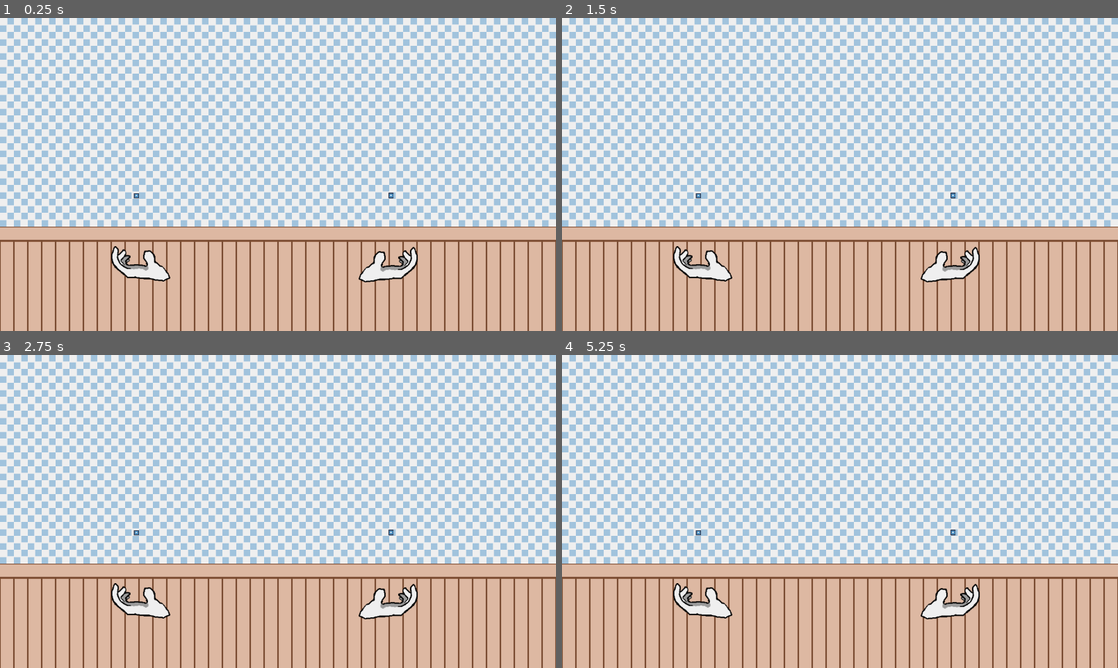
Above: before the commit, frames 1-4 (two rows, left to right).
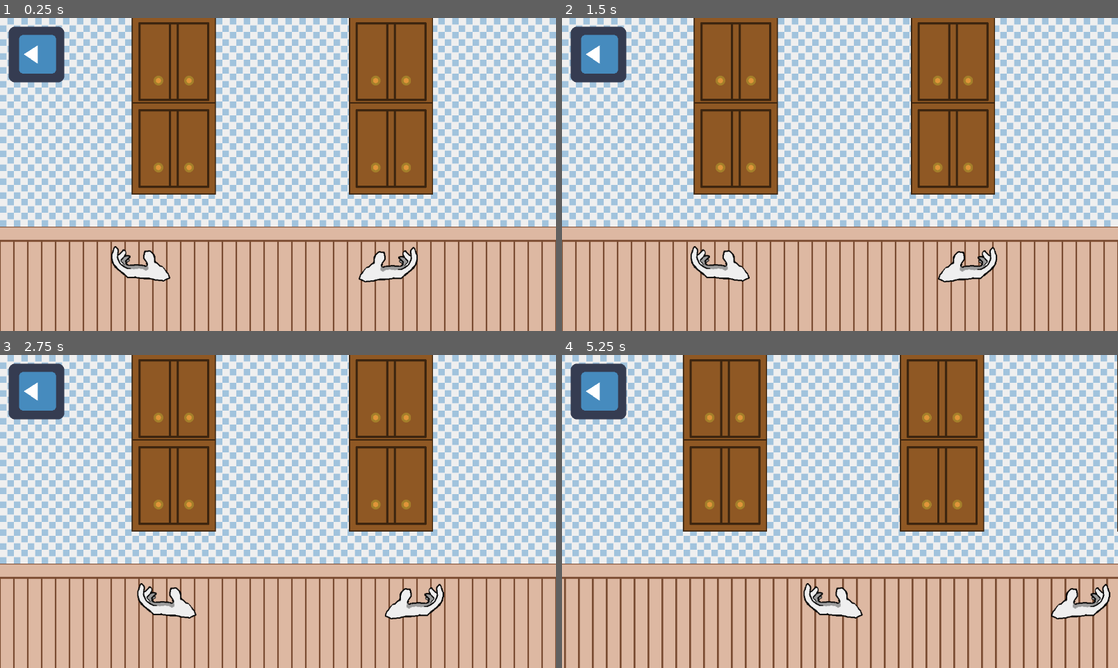
Above: after the commit, the same moments.

Repository: ConnorWhalen/gmtk2018
Game: Godot game, scene res://stage.tscn
The game is run twice, just before and just after one commit, with the same random seed, the same clock (stepped at 60 frames per second) and the same inputs. The engine's default icon, where the game draws it, is replaced by a stand-in: a white triangle on a blue panel in a dark square. Sound files missing from this copy of the repository are replaced by a short silence.
Inputs:
- Up to frame 1 (0.25 s): no input
- Up to frame 2 (1.5 s): tap Enter at 0.5 s; hold S (right_select) 0.53-1.28 s; hold Down (scroll_down) 0.53-1.28 s; tap Right (scroll_right) at 0.8, 1.35 s; tap Space (space) at 1.25 s; hold A (left_select) from 1.28 s (still down)
- Up to frame 3 (2.75 s): tap Down (scroll_down) at 1.55 s; tap Enter at 2 s; release A (left_select) at 2.03 s; hold S (right_select) from 2.03 s (still down); hold Down (scroll_down) from 2.03 s (still down); tap Right (scroll_right) at 2.3 s
- Up to frame 4 (5.25 s): tap Space (space) at 2.75, 5, 5.1 s; release Down (scroll_down) at 2.78 s; tap Left (scroll_left) at 2.85 s; tap Down (scroll_down) at 3.05, 4.55 s; tap Enter at 3.5 s; release S (right_select) at 3.53 s; hold Right (scroll_right) 3.53-4.28 s; hold A (left_select) from 3.53 s (still down); tap Up (scroll_up) at 4.35 s; hold Right (scroll_right) from 5.03 s (still down)

The runs differ from the first frame. In frame 1, 19% of the frame differs, in the area x 1-78%, y 0-58%; in frame 2, 21%; in frame 3, 21%; in frame 4, 46%, in the area x 0-100%, y 0-100%.
Error before the commit: Parse Error: Constant "PLAYER_BUFFER_RIGHT" already exists in this class (at line 5). (res://stage.gd:7)

Commit message:
detach player to scene

Diff:
--- a/cupboard.tscn
+++ b/cupboard.tscn
@@ -5,7 +5,7 @@
 [ext_resource path="res://resources/cabinet1_opened.png" type="Texture" id=3]
 [ext_resource path="res://icon.png" type="Texture" id=4]
 
-[node name="Node2D" type="Node2D" index="0"]
+[node name="Node2D" type="Node2D"]
 
 script = ExtResource( 1 )
 
--- a/cupboard_manager.gd
+++ b/cupboard_manager.gd
@@ -13,7 +13,6 @@
 	pass
 
 func _process(delta):
-	print(left_detector.position)
 	var left_cupboard = self.collide(left_detector.position+camera.location()+player.location())
 	if left_cupboard != left_highlighted:
 		if left_highlighted != null:
--- /dev/null
+++ b/player.tscn
@@ -0,0 +1,51 @@
+[gd_scene load_steps=5 format=2]
+
+[ext_resource path="res://player.gd" type="Script" id=1]
+[ext_resource path="res://icon.png" type="Texture" id=2]
+[ext_resource path="res://resources/handRight.png" type="Texture" id=3]
+[ext_resource path="res://resources/handLeft.png" type="Texture" id=4]
+
+[node name="player" type="Node2D" index="0"]
+
+script = ExtResource( 1 )
+_sections_unfolded = [ "Transform" ]
+
+[node name="left_detector" type="Node2D" parent="." index="0"]
+
+position = Vector2( 313.967, 408.969 )
+_sections_unfolded = [ "Material", "Transform" ]
+
+[node name="Sprite" type="Sprite" parent="left_detector" index="0"]
+
+visible = false
+scale = Vector2( 0.1, 0.1 )
+texture = ExtResource( 2 )
+_sections_unfolded = [ "Offset", "Transform", "Visibility", "Z Index" ]
+
+[node name="right_detector" type="Node2D" parent="." index="1"]
+
+position = Vector2( 900.078, 408.359 )
+_sections_unfolded = [ "Transform" ]
+
+[node name="Sprite" type="Sprite" parent="right_detector" index="0"]
+
+visible = false
+scale = Vector2( 0.1, 0.1 )
+texture = ExtResource( 2 )
+_sections_unfolded = [ "Transform", "Visibility" ]
+
+[node name="right_hand" type="Node2D" parent="." index="2"]
+
+[node name="Sprite" type="Sprite" parent="right_hand" index="0"]
+
+position = Vector2( 893.836, 567.905 )
+texture = ExtResource( 3 )
+_sections_unfolded = [ "Transform" ]
+
+[node name="left_hand" type="Node2D" parent="." index="3"]
+
+[node name="Sprite" type="Sprite" parent="left_hand" index="0"]
+
+position = Vector2( 323.634, 565.73 )
+texture = ExtResource( 4 )
+_sections_unfolded = [ "Transform" ]
--- a/stage.gd
+++ b/stage.gd
@@ -1,10 +1,10 @@
 extends Node2D
 
 const SCROLL_SPEED = 300
-const PLAYER_BUFFER_LEFT = 300
+const PLAYER_BUFFER_LEFT = 200
 const PLAYER_BUFFER_RIGHT = 300
-const PLAYER_BUFFER_UP = 200
-const PLAYER_BUFFER_RIGHT = 200
+const PLAYER_BUFFER_UP = 350
+const PLAYER_BUFFER_BOTTOM = 0
 
 var screen_size
 var checklist
@@ -43,7 +43,6 @@
 	var camera = get_node("camera")
 
 	var player = get_node("static/player")
-	# print(player.position)
 	if Input.is_action_pressed("scroll_left"):
 		if player.position.x > -PLAYER_BUFFER_LEFT:
 			player.position.x -= SCROLL_SPEED * delta
@@ -51,7 +50,7 @@
 			camera.position.x -= SCROLL_SPEED * delta
 
 	if Input.is_action_pressed("scroll_right"):
-		if player.position.x < PLAYER_BUFFER_LEFT:
+		if player.position.x < PLAYER_BUFFER_RIGHT:
 			player.position.x += SCROLL_SPEED * delta
 		elif (camera.position.x + screen_size.x*0.5) < camera.limit_right:
 			camera.position.x += SCROLL_SPEED * delta
@@ -63,7 +62,7 @@
 			camera.position.y -= SCROLL_SPEED * delta
 
 	if Input.is_action_pressed("scroll_down"):
-		if player.position.y < PLAYER_BUFFER_UP:
+		if player.position.y < PLAYER_BUFFER_BOTTOM:
 			player.position.y += SCROLL_SPEED * delta
 		elif (camera.position.y + screen_size.y*0.5) < camera.limit_bottom:
 			camera.position.y += SCROLL_SPEED * delta
--- a/stage.tscn
+++ b/stage.tscn
@@ -1,16 +1,13 @@
-[gd_scene load_steps=12 format=2]
+[gd_scene load_steps=9 format=2]
 
 [ext_resource path="res://stage.gd" type="Script" id=1]
 [ext_resource path="res://resources/kitchenBgOne_Wide.png" type="Texture" id=2]
 [ext_resource path="res://cupboard_manager.gd" type="Script" id=3]
-[ext_resource path="res://player.gd" type="Script" id=4]
-[ext_resource path="res://resources/handRight.png" type="Texture" id=5]
-[ext_resource path="res://resources/handLeft.png" type="Texture" id=6]
-[ext_resource path="res://icon.png" type="Texture" id=7]
-[ext_resource path="res://checklist.gd" type="Script" id=8]
-[ext_resource path="res://camera.gd" type="Script" id=9]
-[ext_resource path="res://song.tscn" type="PackedScene" id=10]
-[ext_resource path="res://clap.tscn" type="PackedScene" id=11]
+[ext_resource path="res://player.tscn" type="PackedScene" id=4]
+[ext_resource path="res://checklist.gd" type="Script" id=5]
+[ext_resource path="res://camera.gd" type="Script" id=6]
+[ext_resource path="res://song.tscn" type="PackedScene" id=7]
+[ext_resource path="res://clap.tscn" type="PackedScene" id=8]
 
 [node name="Node2D" type="Node2D"]
 
@@ -40,48 +37,11 @@
 scale = Vector2( 1, 1 )
 transform = Transform2D( 1, 0, 0, 1, 0, 0 )
 
-[node name="player" type="Node2D" parent="static" index="0"]
-
-script = ExtResource( 4 )
-_sections_unfolded = [ "Transform" ]
-
-[node name="Sprite" type="Sprite" parent="static/player" index="0"]
-
-position = Vector2( 893.836, 567.905 )
-texture = ExtResource( 5 )
-_sections_unfolded = [ "Transform" ]
-
-[node name="Sprite2" type="Sprite" parent="static/player" index="1"]
-
-position = Vector2( 323.634, 565.73 )
-texture = ExtResource( 6 )
-_sections_unfolded = [ "Transform" ]
-
-[node name="left_detector" type="Node2D" parent="static/player" index="2"]
-
-position = Vector2( 313.967, 408.969 )
-_sections_unfolded = [ "Material", "Transform" ]
-
-[node name="Sprite" type="Sprite" parent="static/player/left_detector" index="0"]
-
-scale = Vector2( 0.1, 0.1 )
-texture = ExtResource( 7 )
-_sections_unfolded = [ "Offset", "Transform", "Z Index" ]
-
-[node name="right_detector" type="Node2D" parent="static/player" index="3"]
-
-position = Vector2( 900.078, 408.359 )
-_sections_unfolded = [ "Transform" ]
-
-[node name="Sprite" type="Sprite" parent="static/player/right_detector" index="0"]
-
-scale = Vector2( 0.1, 0.1 )
-texture = ExtResource( 7 )
-_sections_unfolded = [ "Transform" ]
+[node name="player" parent="static" index="0" instance=ExtResource( 4 )]
 
 [node name="checklist" type="Node2D" parent="static" index="1"]
 
-script = ExtResource( 8 )
+script = ExtResource( 5 )
 
 [node name="camera" type="Camera2D" parent="." index="2"]
 
Not shown: 1 places in stage.tscn that only renumber resources
